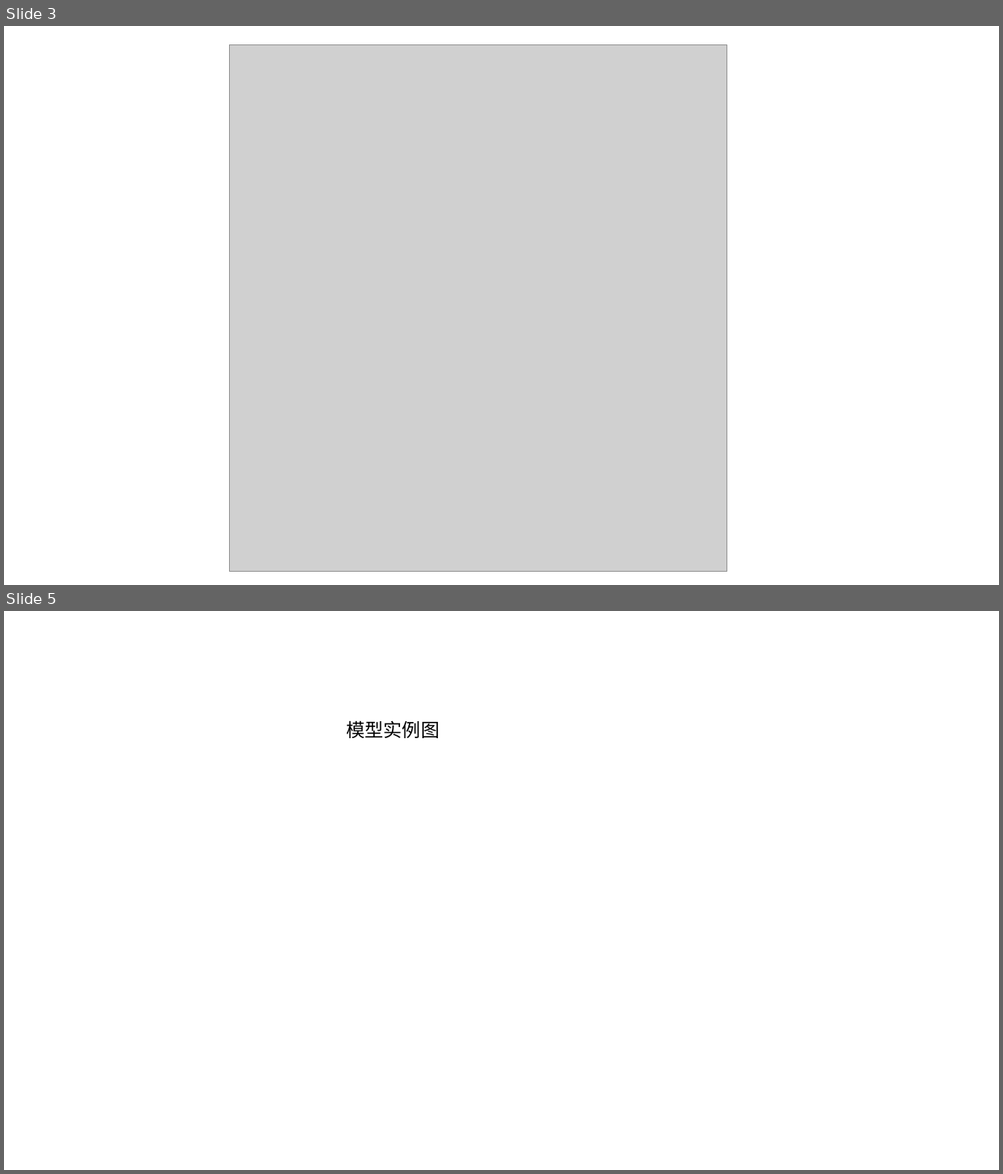
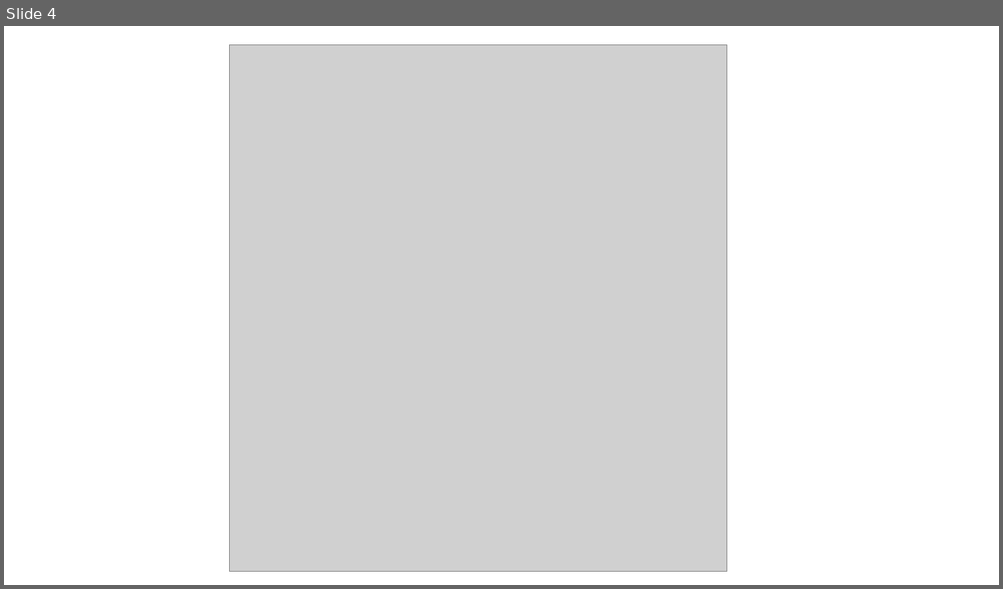
Before and after one commit to gitxiaowen/Docs, a slide deck: 类图迭代.pptx. Shown one above the other, each under a label of ours: slides 3 and 5 before the commit, slide 4 after it; the slides between them are not shown. The pictures are 1003x1174 and 1003x589 pixels, drawn with LibreOffice and Linux fonts; fonts in the diff are those of the drawing; grey boxes stand for pictures. Boxes give left, top, right and bottom in pixels: in the first picture for what was removed or moved away, otherwise in the second. Text is boxed around its words. In the diff, an @@ line names an element or a change of style, - is before the commit and + after.

```diff
--- a/类图迭代.pptx
+++ b/类图迭代.pptx
@@ slide 5 removed at box(4, 611, 999, 1170), background #FFFFFF @@
@@ text removed at box(346, 721, 439, 738) @@
-模型实例图
@@ what was slide 3 is now slide 4 @@
```
Also in this commit, not shown: 4 slides changed, 4 slides added, 3 other files.
